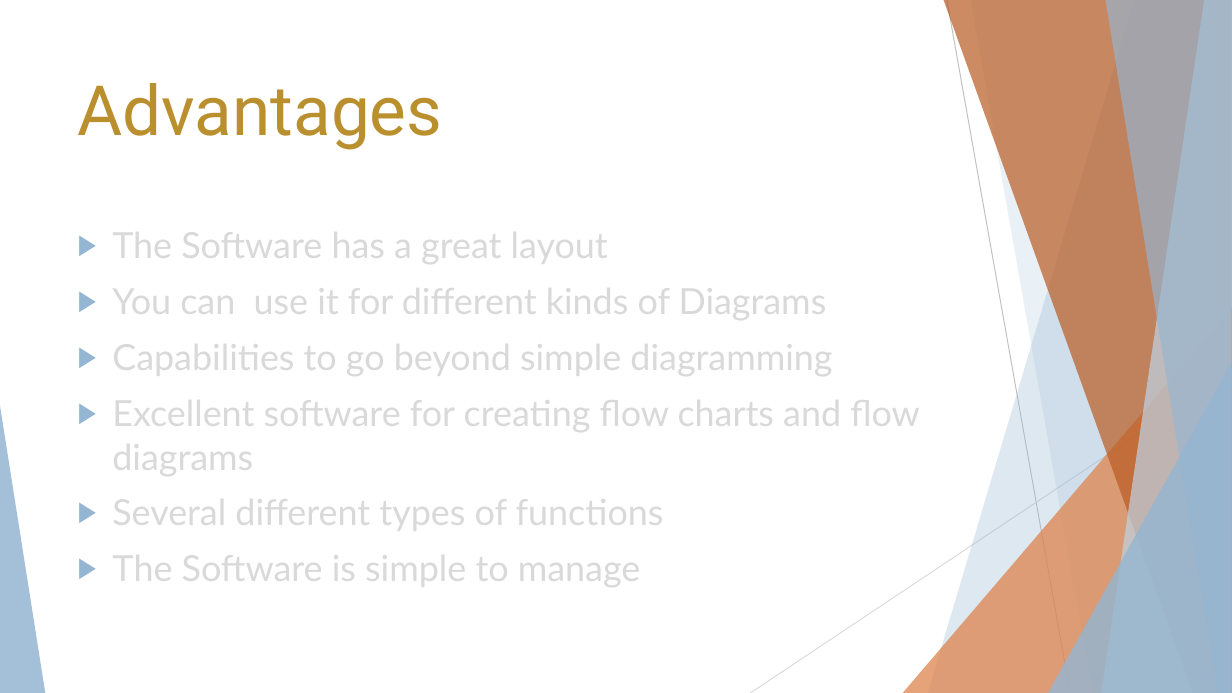
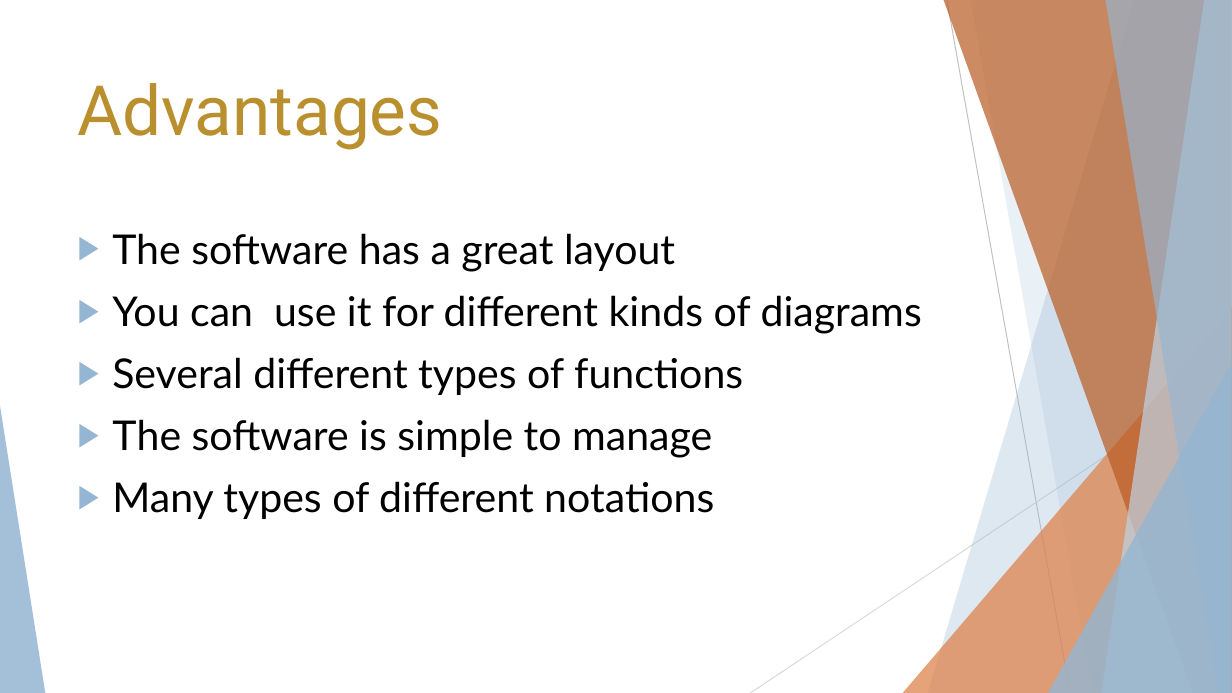
Before and after one commit to ArtelsmairAlexander/INSY_ER-Tools_Evaluation_Visio, a slide deck: slide 5 of Peyrer_Artelsmair_Visio.pptx. Drawn at 1232x693 pixels with LibreOffice and Linux fonts; fonts in the diff are those of the drawing. Boxes give left, top, right and bottom in pixels: in the first picture for what was removed or moved away, otherwise in the second. Text is boxed around its words. In the diff, an @@ line names an element or a change of style, - is before the commit and + after.

```diff
--- a/Peyrer_Artelsmair_Visio.pptx
+++ b/Peyrer_Artelsmair_Visio.pptx
@@ text at [112, 233, 922, 334]: text changed; size 28 to 32 pt; text colour #D9D9D9 to #000000 @@
-▶ The Software has a great layout
-▶ You can use it for different kinds of Diagrams
-▶ Capabilities to go beyond simple diagramming
-▶ Excellent software for creating flow charts and flow diagrams
+▶ The software has a great layout
+▶ You can use it for different kinds of diagrams
@@ text at [112, 357, 743, 395]: size 28 to 32 pt, text colour #D9D9D9 to #000000 in "Several different types of functions" @@
@@ text at [112, 419, 714, 519]: text changed; size 28 to 32 pt; text colour #D9D9D9 to #000000 @@
-▶ The Software is simple to manage
+▶ The software is simple to manage
+▶ Many types of different notations
```
Also in this commit, not shown: 6 other slides changed.
